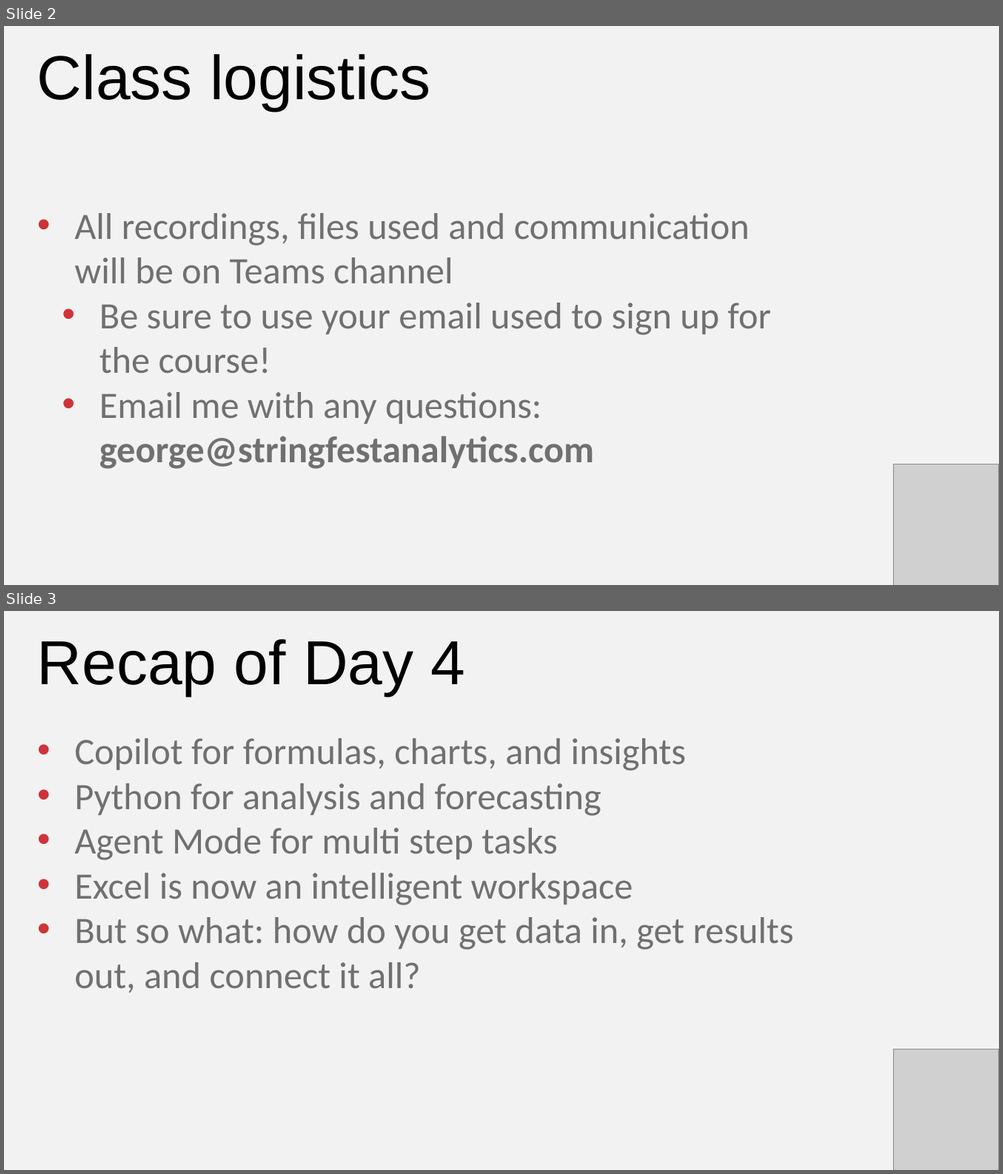
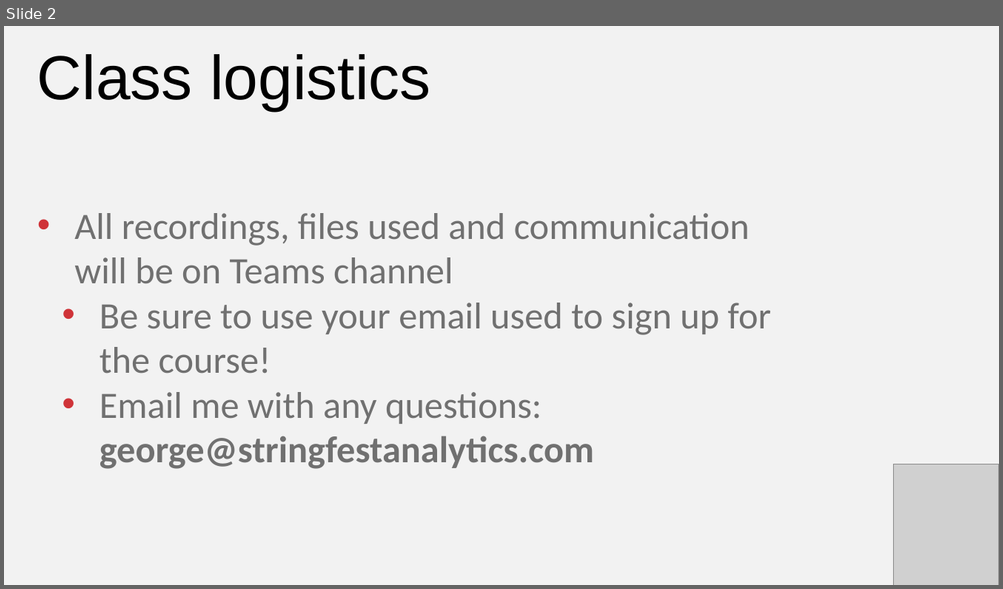
Before and after one commit to stringfestdata/ai-for-excel-in-a-week, a slide deck: day-5-copilot-studio/day-5-copilot-studio.pptx. Shown one above the other, each under a label of ours: slides 2 and 3 before the commit, slide 2 after it. The pictures are 1003x1174 and 1003x589 pixels, drawn with LibreOffice and Linux fonts; fonts in the diff are those of the drawing; grey boxes stand for pictures. Boxes give left, top, right and bottom in pixels: in the first picture for what was removed or moved away, otherwise in the second. Text is boxed around its words. In the diff, an @@ line names an element or a change of style, - is before the commit and + after.

```diff
--- a/day-5-copilot-studio/day-5-copilot-studio.pptx
+++ b/day-5-copilot-studio/day-5-copilot-studio.pptx
@@ slide 3 removed at [4,611,999,1170], background #F2F2F2 @@
@@ text removed at [37,639,466,696] @@
-Recap of Day 4
@@ text removed at [74,738,794,993] @@
-• Copilot for formulas, charts, and insights
-• Python for analysis and forecasting
-• Agent Mode for multi step tasks
-• Excel is now an intelligent workspace
-• But so what: how do you get data in, get results out, and connect it all?
@@ picture removed at [893,1049,998,1170] @@
```
Also in this commit, not shown: 1 slide added, 6 other files.
